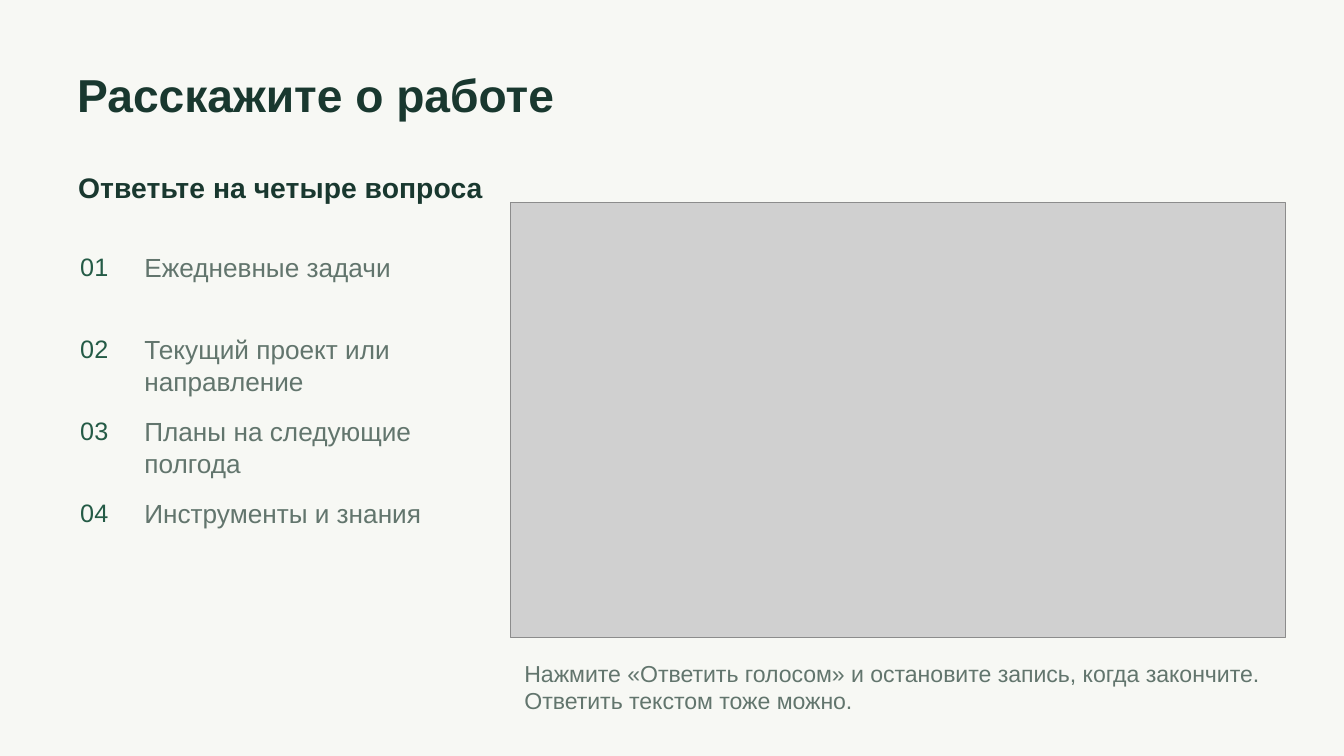
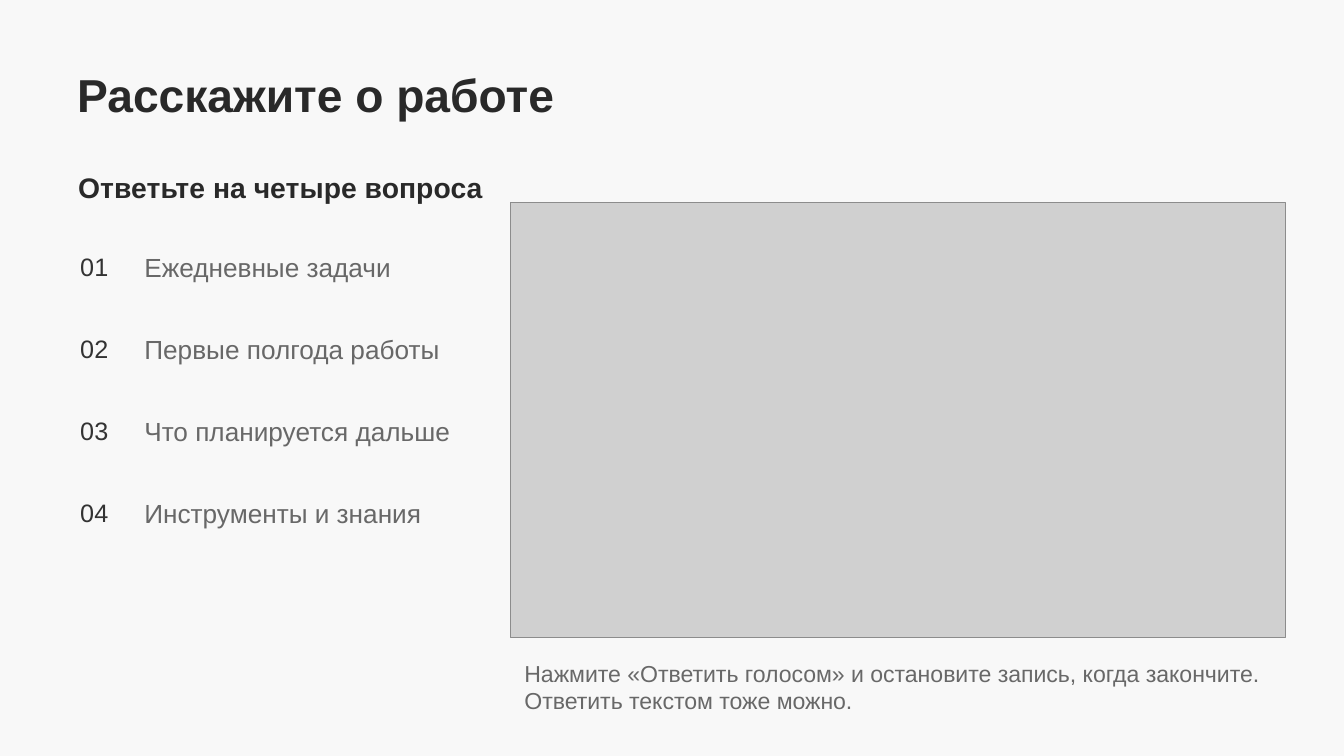
Before and after one commit to deidarkt/vacancy-voice, a slide deck: slide 2 of user-guide.pptx. Drawn at 1344x756 pixels with LibreOffice and Linux fonts; fonts in the diff are those of the drawing; grey boxes stand for pictures. Boxes give left, top, right and bottom in pixels: in the first picture for what was removed or moved away, otherwise in the second. Text is boxed around its words. In the diff, an @@ line names an element or a change of style, - is before the commit and + after.

```diff
--- a/user-guide.pptx
+++ b/user-guide.pptx
@@ background #F7F8F4 to #F8F8F8 @@
@@ text "Расскажите о работе" at box(77, 78, 554, 121): text colour #19382F to #292929 @@
@@ text "Ответьте на четыре вопроса" at box(78, 178, 483, 204): text colour #19382F to #292929 @@
@@ text at box(144, 340, 439, 365): text changed; text colour #62756D to #686868 @@
-Текущий проект или направление
+Первые полгода работы
@@ text at box(144, 423, 450, 447): text changed; text colour #62756D to #686868 @@
-Планы на следующие полгода
+Что планируется дальше
@@ text colour #245B46 to #333333 in 4 elements at box(80, 258, 108, 276), box(80, 340, 108, 358), box(80, 422, 108, 441), box(80, 504, 108, 522) @@
```
Also in this commit, not shown: 4 other slides changed, 4 other files.
